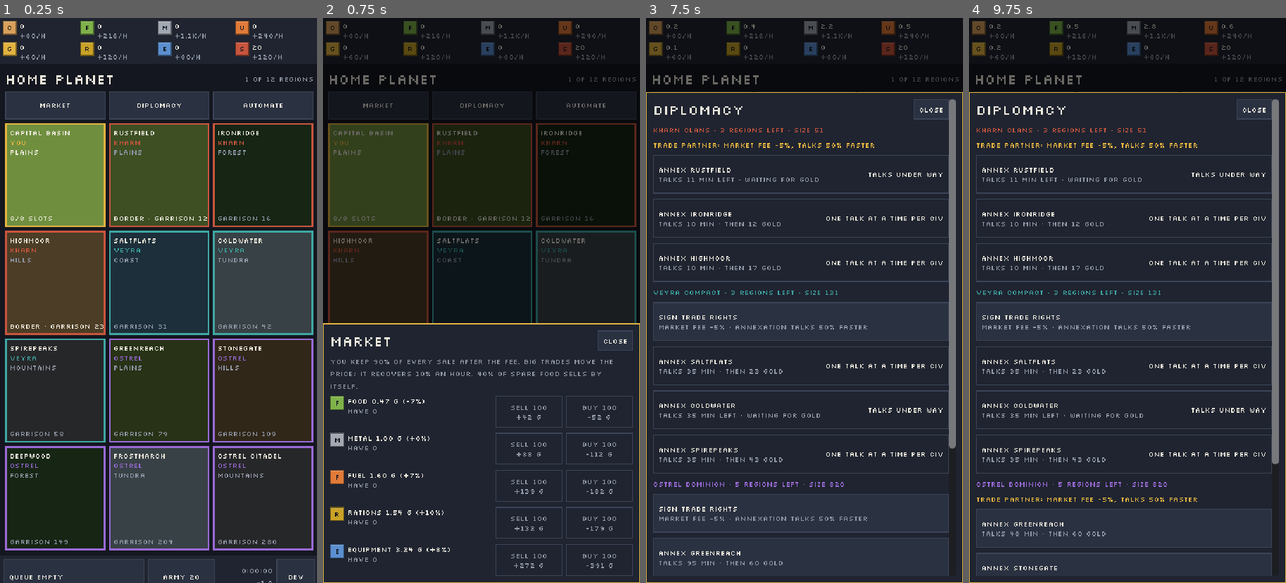
Above: before the commit, frames 1-4 (left to right).
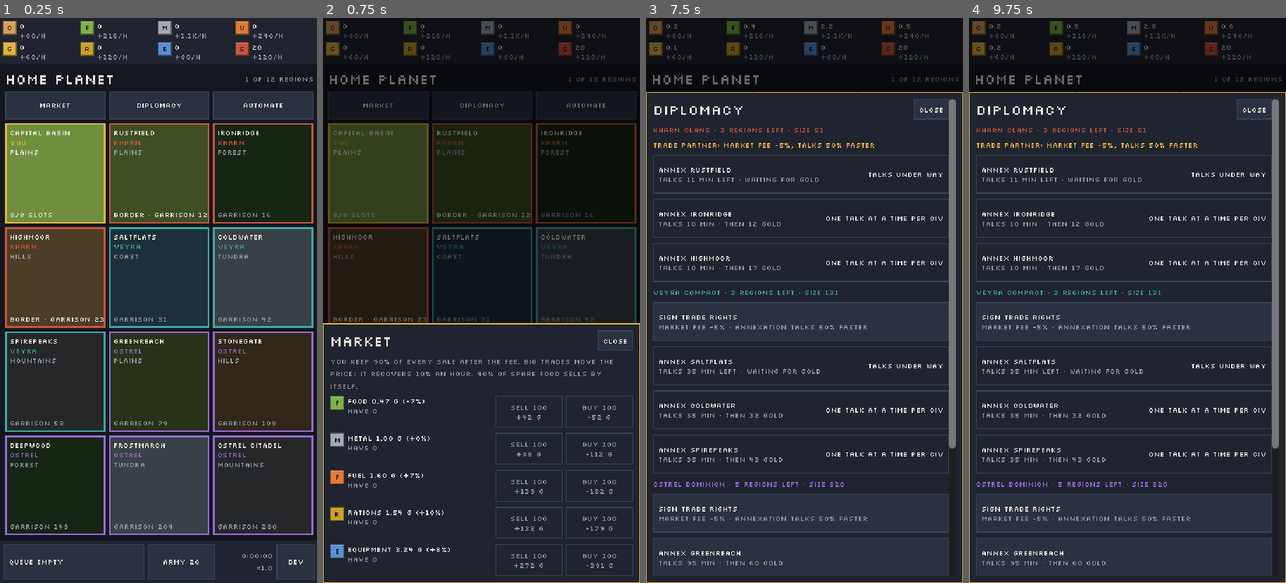
Above: after the commit, the same moments.

Repository: esa18098-lab/mobile-idle-sim
Game: Godot game, scene res://scenes/main.tscn
The game is run twice, just before and just after one commit, with the same random seed, the same clock (stepped at 60 frames per second) and the same inputs.
Inputs (mouse positions are in pixels of both pictures, inside the frame that each line leads up to; where the layout moved, square brackets give the same spot in the first picture):
- Up to frame 1 (0.25 s): no input
- Up to frame 2 (0.75 s): click "Market" at 0.5 s
- Up to frame 3 (7.5 s): click "Diplomacy" at 1.25 s; click "Automate" at 2 s; click (703, 176) at 2.75 s; click (804, 176) at 3.5 s; click (909, 176) at 4.25 s; click (703, 277) [703, 283] at 5 s; click (804, 277) [804, 283] at 5.75 s; click (909, 277) [909, 283] at 6.5 s; click (703, 379) [703, 390] at 7.25 s
- Up to frame 4 (9.75 s): click (1127, 379) [1127, 390] at 8 s; click (1232, 379) [1232, 390] at 8.75 s; click (1026, 486) [1026, 498] at 9.5 s

The runs differ from the first frame. In frame 1, 11% of the frame differs, in the area x 1-100%, y 34-100%; in frame 2, 2.3%; in frame 3, 0.4%; in frame 4, 1.4%.

Commit message:
Web export for playing in a browser, including iPhone Safari
- 'Web' preset: single-threaded (no special server headers needed),
  'devtools' feature keeps the Dev menu in this preview build
- Stretch aspect 'expand': taller phones show more, not black bars
- Region tiles 100 px tall so the bottom bar fits on 360x640

Co-Authored-By: Claude Opus 5.5 <noreply@anthropic.com>
Claude-Session: https://claude.ai/code/session_014zrWYpqpnmhgDzUsSdW8W1

Diff:
--- a/project.godot
+++ b/project.godot
@@ -24,6 +24,7 @@
 window/size/window_width_override=720
 window/size/window_height_override=1280
 window/stretch/mode="viewport"
+window/stretch/aspect="expand"
 window/stretch/scale_mode="integer"
 window/handheld/orientation=1
 
--- a/scripts/ui/main_screen.gd
+++ b/scripts/ui/main_screen.gd
@@ -183,7 +183,8 @@
 	_clock.custom_minimum_size = Vector2(62, 0)
 	_clock.horizontal_alignment = HORIZONTAL_ALIGNMENT_RIGHT
 	row.add_child(_clock)
-	if OS.is_debug_build():
+	# Debug builds, and preview builds exported with the "devtools" feature tag.
+	if OS.is_debug_build() or OS.has_feature("devtools"):
 		var dev := Button.new()
 		dev.name = "dev"
 		dev.text = "Dev"
--- a/scripts/ui/planet_view.gd
+++ b/scripts/ui/planet_view.gd
@@ -106,7 +106,7 @@
 	var border: Color = Look.OWNER_COLORS.get(reg.owner, Look.LINE)
 	var tile := Button.new()
 	tile.name = "region_%d" % reg.index
-	tile.custom_minimum_size = Vector2(114, 118)
+	tile.custom_minimum_size = Vector2(114, 100)   # 4 rows fit a 360×640 screen with the bars
 	tile.size_flags_horizontal = Control.SIZE_EXPAND_FILL
 	tile.size_flags_vertical = Control.SIZE_EXPAND_FILL
 	for state in ["normal", "hover", "focus", "disabled"]:
Not shown, changed: export_presets.cfg
